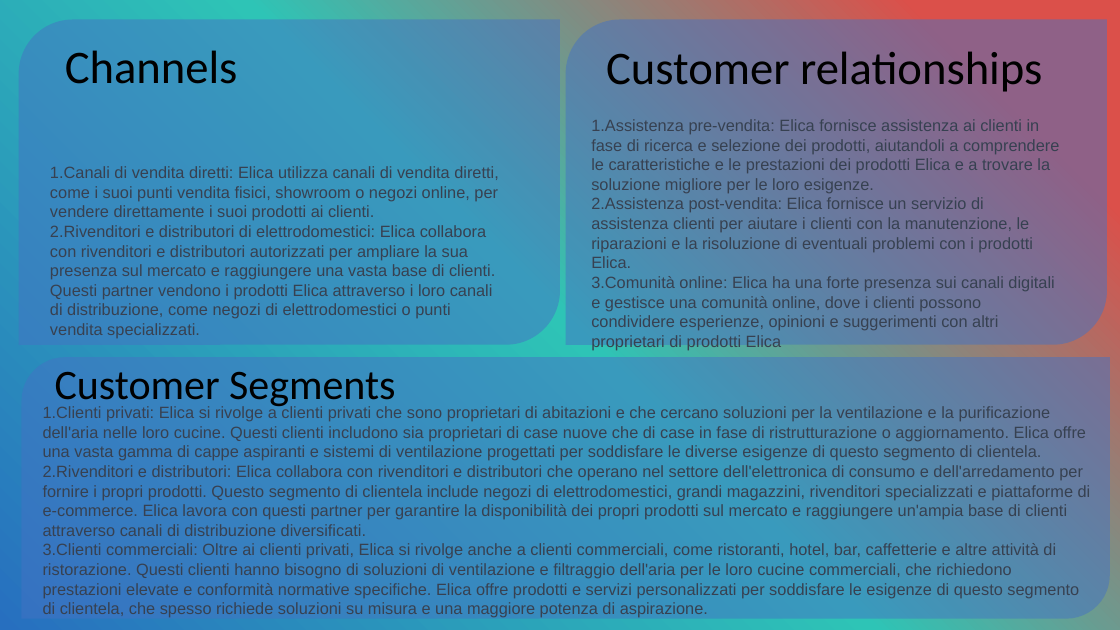
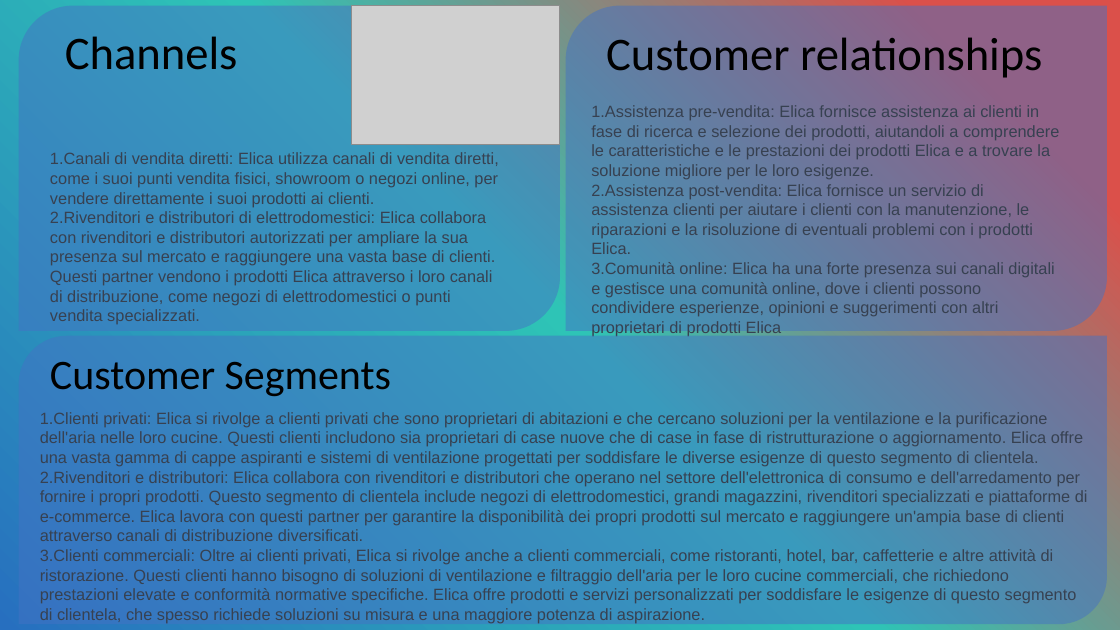
Before and after one commit to OMGitsDrake/PWEOA23-IDueMoschettieri, a slide deck: slide 13 of I Due Moschettieri.pptx. Drawn at 1120x630 pixels with LibreOffice and Linux fonts; fonts in the diff are those of the drawing; grey boxes stand for pictures. Boxes give left, top, right and bottom in pixels: in the first picture for what was removed or moved away, otherwise in the second. Text is boxed around its words. In the diff, an @@ line names an element or a change of style, - is before the commit and + after.

```diff
--- a/I Due Moschettieri.pptx
+++ b/I Due Moschettieri.pptx
@@ picture added at (351, 6, 560, 145) @@
@@ 4 texts, 2 round diag rects: place and size @@
-4 texts, 2 round diag rects at (18, 19, 1107, 350)
+4 texts, 2 round diag rects at (18, 6, 1107, 336)
@@ round diag rect: place and size @@
-round diag rect at (22, 357, 1111, 618)
+round diag rect at (18, 336, 1107, 624)
@@ text "Customer Segments" rewrapped from (55, 371, 395, 410) to (50, 361, 391, 396) @@
@@ text "Clienti privati: Elica si rivolge ...": place and size @@
-text "Clienti privati: Elica si rivolge ..." at (43, 405, 1091, 618)
+text "Clienti privati: Elica si rivolge ..." at (40, 412, 1088, 624)
```
Also in this commit, not shown: 2 other slides changed.
